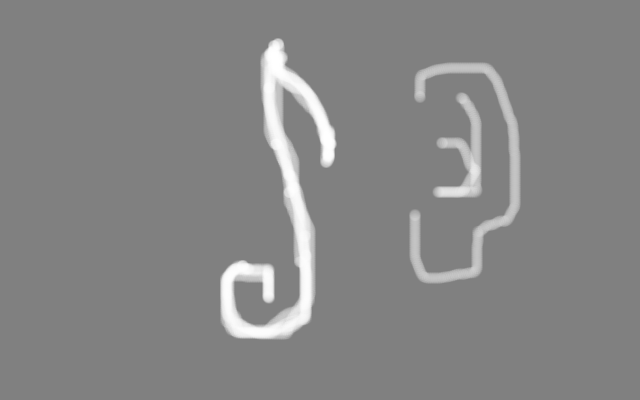
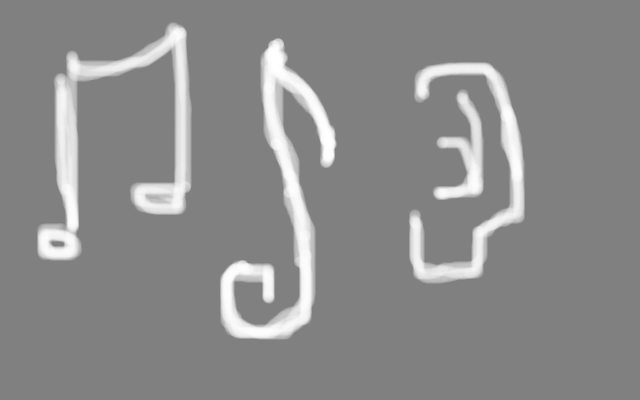
Layer changes from the first w=640, h=400 image to the second:
painted on "Background" over (x1=37, y1=22, x2=525, y2=280)
